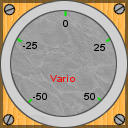
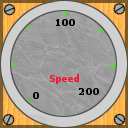
Layer changes from the first w=128, h=128 image to the second:
added layer "Speed-Heli" above "Speed" over bbox(11, 11, 116, 103)
hid "Vario" over bbox(13, 11, 116, 103)
